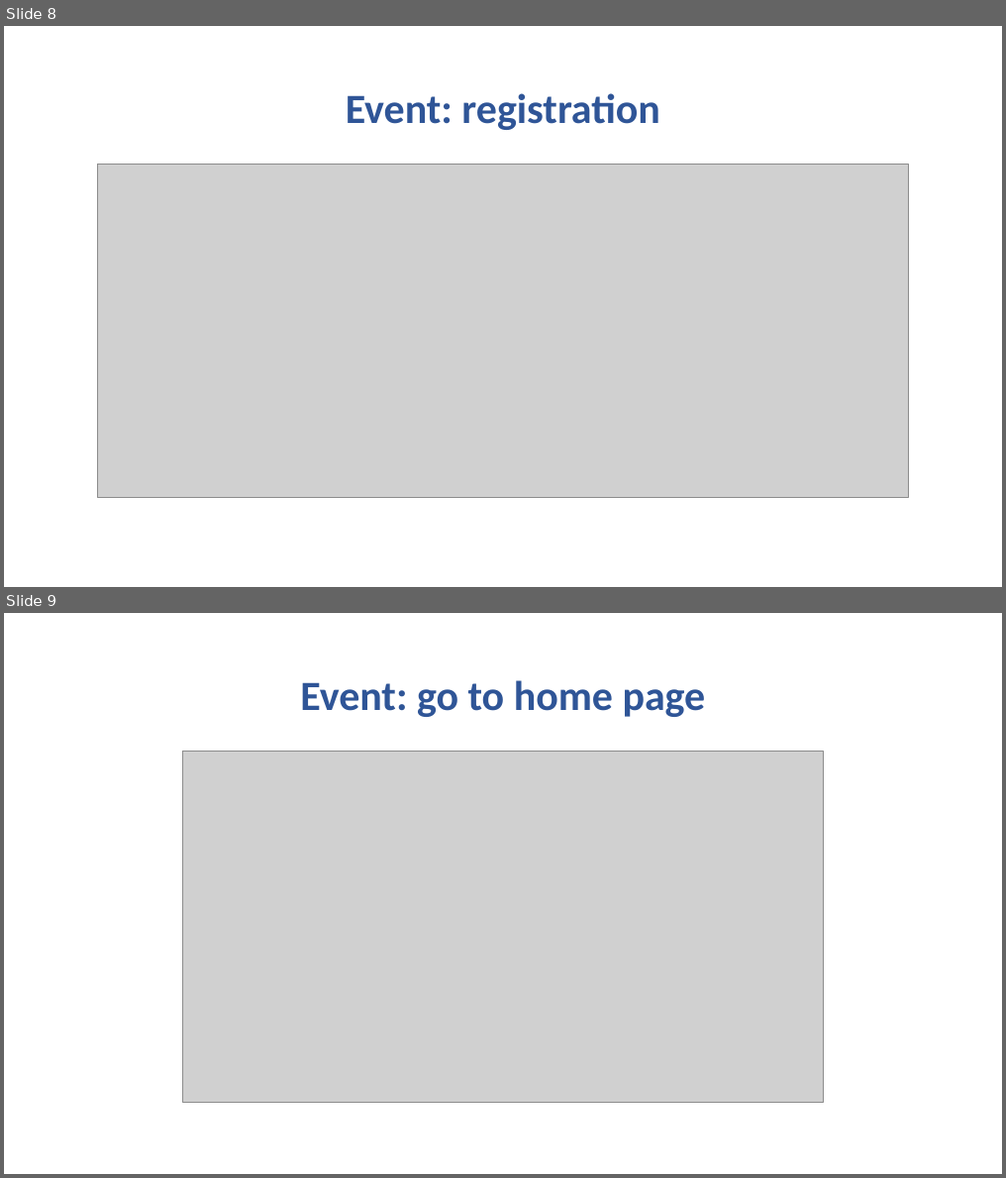
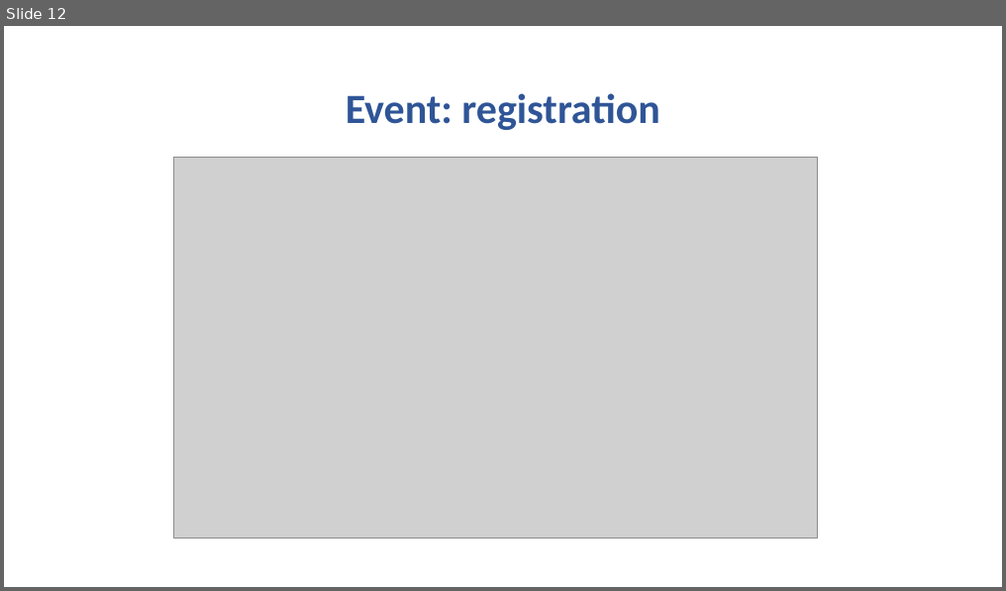
Before and after one commit to matteoNunz/ProgettoTIW_2, a slide deck: PlayList musicale - presentation.pptx. Shown one above the other, each under a label of ours: slides 8 and 9 before the commit, slide 12 after it. The pictures are 1006x1178 and 1006x591 pixels, drawn with LibreOffice and Linux fonts; fonts in the diff are those of the drawing; grey boxes stand for pictures. Boxes give left, top, right and bottom in pixels: in the first picture for what was removed or moved away, otherwise in the second. Text is boxed around its words. In the diff, an @@ line names an element or a change of style, - is before the commit and + after.

```diff
--- a/PlayList musicale - presentation.pptx
+++ b/PlayList musicale - presentation.pptx
@@ slide 9 removed at (4, 613, 1002, 1174), background #FFFFFF @@
@@ title removed at (300, 680, 706, 717) @@
-Event: go to home page
@@ picture removed at (183, 752, 823, 1102) @@
@@ what was slide 8 is now slide 12 @@
@@ slide 12 changed as well @@
@@ picture: place and size @@
-picture at (97, 165, 908, 497)
+picture at (174, 157, 818, 538)
```
Also in this commit, not shown: 12 other slides changed, 8 slides added, 3 other slides removed.
